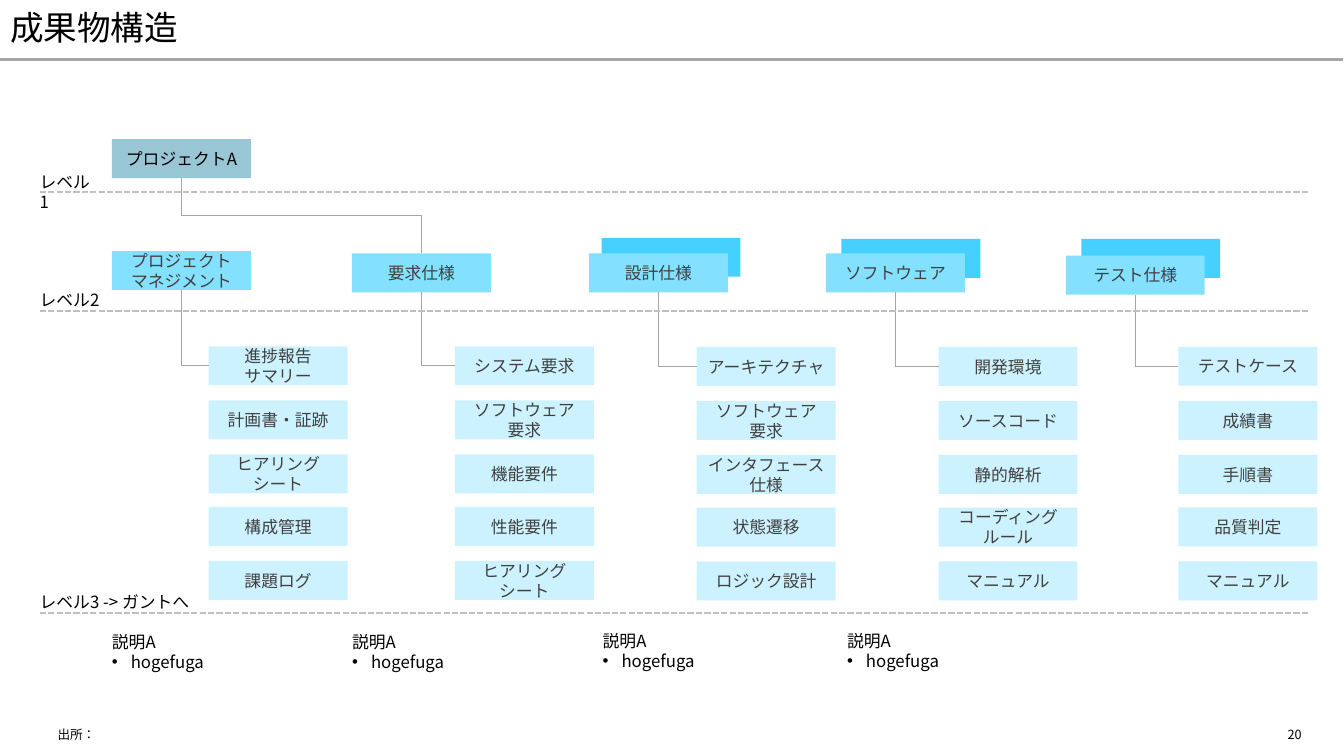
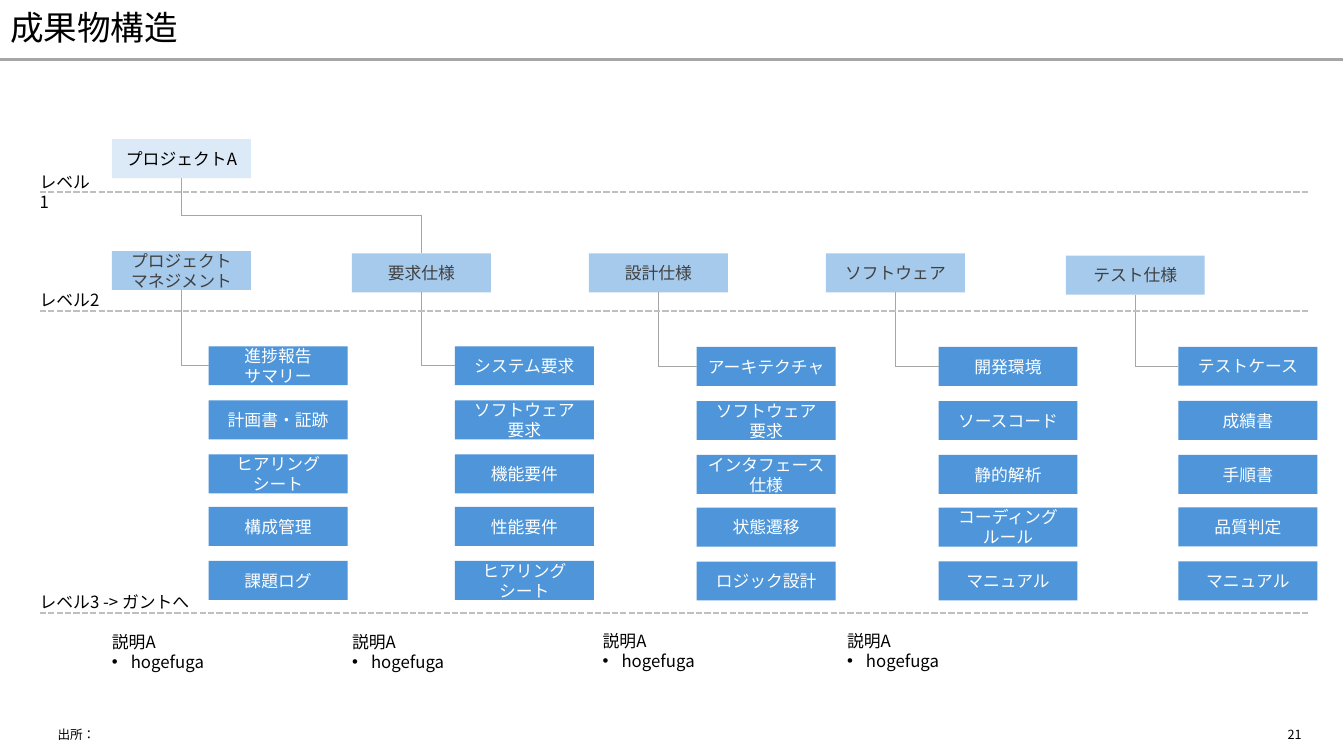
Before and after one commit to yuzucha16/dotfiles, a slide deck: slide 21 of office/Blank.potx (slide 20 before the commit). Drawn at 1344x756 pixels with LibreOffice and Linux fonts; fonts in the diff are those of the drawing. Boxes give left, top, right and bottom in pixels: in the first picture for what was removed or moved away, otherwise in the second. Text is boxed around its words. In the diff, an @@ line names an element or a change of style, - is before the commit and + after.

```diff
--- a/office/Blank.potx
+++ b/office/Blank.potx
@@ rectangle "プロジェクトA" at [112,139,251,178]: fill #007096 at 40% opacity to #DCEAF7 @@
@@ rectangle removed at [602,238,741,277] @@
@@ rectangle removed at [842,239,981,278] @@
@@ rectangle removed at [1082,239,1221,278] @@
@@ fill #83E0FF to #A6CAEC in 5 elements at [112,251,251,290], [352,253,491,292], [589,253,728,292], [826,253,965,292], [1066,256,1205,295] @@
@@ text colour #404040 to #FFFFFF; fill #83E0FF at 40% opacity to #4E95D9 in 25 elements at [209,347,348,386], [209,400,348,440], [209,455,348,494], [455,347,594,386], [455,400,594,440], [455,455,594,494], [697,347,836,386], [697,401,836,441], [697,455,836,494], [939,347,1078,386], [939,401,1078,441], [939,455,1078,494], [1179,347,1318,386], [1179,401,1318,441], [1179,455,1318,494], [209,507,348,546], [209,561,348,600], [455,507,594,546], [455,561,594,600], [697,508,836,547], [697,562,836,601], [939,508,1078,547], [939,562,1078,601], [1179,508,1318,547], [1179,562,1318,601] @@
@@ page number at [1288,729,1302,739]: text changed @@
-20
+21
```
Also in this commit, not shown: 33 other slides changed, 1 slide added.
